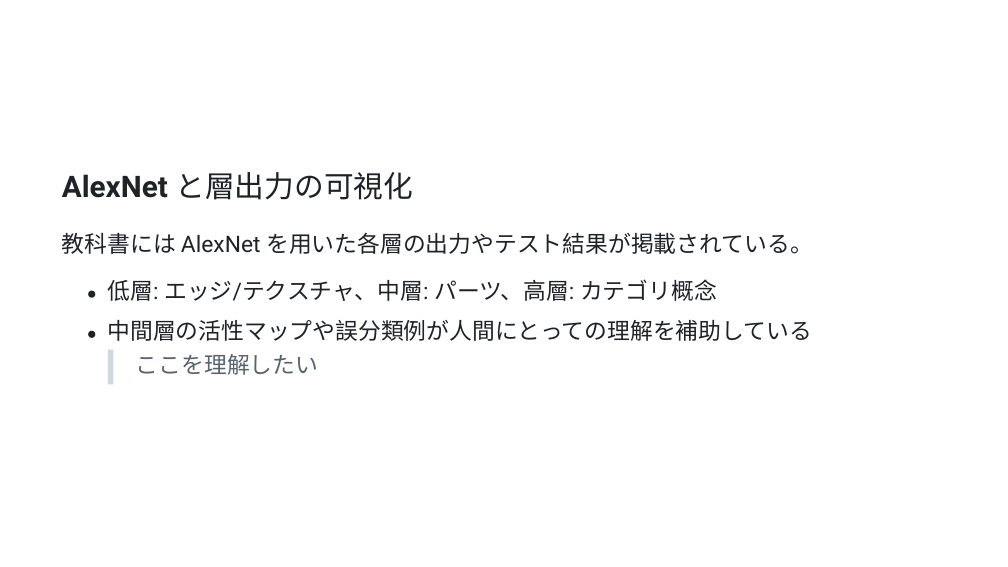
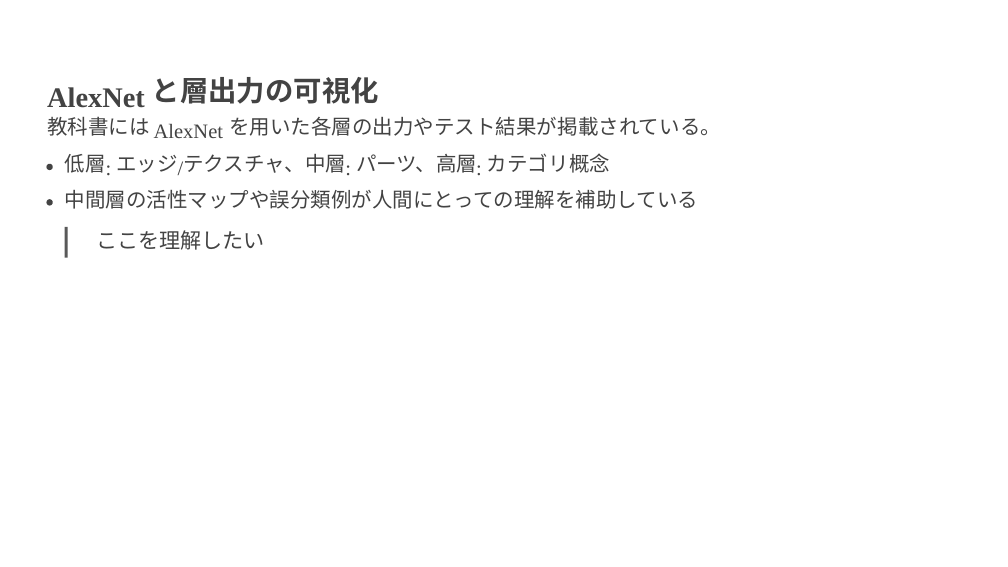
Before and after one commit to frinfo702/slides, a slide deck: slide 17 of nishikawa-lab/pptx/20251017_presentation.pptx. Drawn at 1008x567 pixels with LibreOffice and Linux fonts; fonts in the diff are those of the drawing. Boxes give left, top, right and bottom in pixels: in the first picture for what was removed or moved away, otherwise in the second. Text is boxed around its words. In the diff, an @@ line names an element or a change of style, - is before the commit and + after.

Commit message:
add slide theme path

```diff
--- a/nishikawa-lab/pptx/20251017_presentation.pptx
+++ b/nishikawa-lab/pptx/20251017_presentation.pptx
@@ text added at (47, 87, 145, 108), 27 pt, text #434343, bold @@
+AlexNet
@@ text at (152, 77, 379, 104): text changed; size 28.3 to 27 pt; font Calibri to Arial; text colour #1F2328 to #434343; bold on @@
-AlexNet と層出⼒の可視化
+と層出⼒の可視化
@@ text added at (47, 116, 150, 136), 19.5 pt, text #434343 @@
+教科書には
@@ text at (229, 116, 721, 136): text changed; size 21.7 to 19.5 pt; font Roboto to Lato; text colour #1F2328 to #434343 @@
-教科書には AlexNet を⽤いた各層の出⼒やテスト結果が掲載されている。
+を⽤いた各層の出⼒やテスト結果が掲載されている。
@@ text added at (154, 124, 223, 138), 19.5 pt, text #434343 @@
+AlexNet
@@ freeform shape added at (46, 164, 52, 170), fill #434343 @@
@@ text added at (65, 154, 106, 173), 19.5 pt, text #434343 @@
+低層
@@ text added at (106, 155, 126, 178), 19.5 pt, text #434343 @@
+:
@@ text added at (116, 155, 178, 175), 19.5 pt, text #434343 @@
+エッジ
@@ text added at (178, 155, 198, 178), 19.5 pt, text #434343 @@
+/
@@ text added at (183, 154, 346, 173), 19.5 pt, text #434343 @@
+テクスチャ、中層
@@ text added at (346, 155, 366, 178), 19.5 pt, text #434343 @@
+:
@@ text added at (356, 154, 477, 173), 19.5 pt, text #434343 @@
+パーツ、⾼層
@@ text added at (476, 155, 497, 178), 19.5 pt, text #434343 @@
+:
@@ text added at (487, 153, 610, 173), 19.5 pt, text #434343 @@
+カテゴリ概念
@@ freeform shape added at (46, 200, 52, 206), fill #434343 @@
@@ text "中間層の活性マップや誤分類例が⼈間にとっての理解を補助している": place and size @@
-text "中間層の活性マップや誤分類例が⼈間にとっての理解を補助している" at (108, 320, 812, 341)
+text "中間層の活性マップや誤分類例が⼈間にとっての理解を補助している" at (65, 190, 699, 209)
@@ text "中間層の活性マップや誤分類例が⼈間にとっての理解を補助している" at (65, 190, 699, 209): size 21.7 to 19.5 pt, font Roboto to Lato, text colour #1F2328 to #434343 @@
@@ freeform shape added at (64, 227, 67, 258), fill #595959 @@
@@ text "ここを理解したい": place and size @@
-text "ここを理解したい" at (136, 354, 318, 375)
+text "ここを理解したい" at (96, 230, 264, 250)
@@ text "ここを理解したい" at (96, 230, 264, 250): size 21.7 to 20.1 pt, font Roboto to Lato, text colour #59636E to #434343 @@
@@ freeform shape removed at (88, 290, 95, 297) @@
@@ text removed at (107, 279, 717, 301) @@
-低層: エッジ/テクスチャ、中層: パーツ、⾼層: カテゴリ概念
@@ freeform shape removed at (88, 330, 95, 337) @@
@@ freeform shape removed at (108, 349, 113, 384) @@
```
Also in this commit, not shown: 16 other slides changed, 6 other files.
